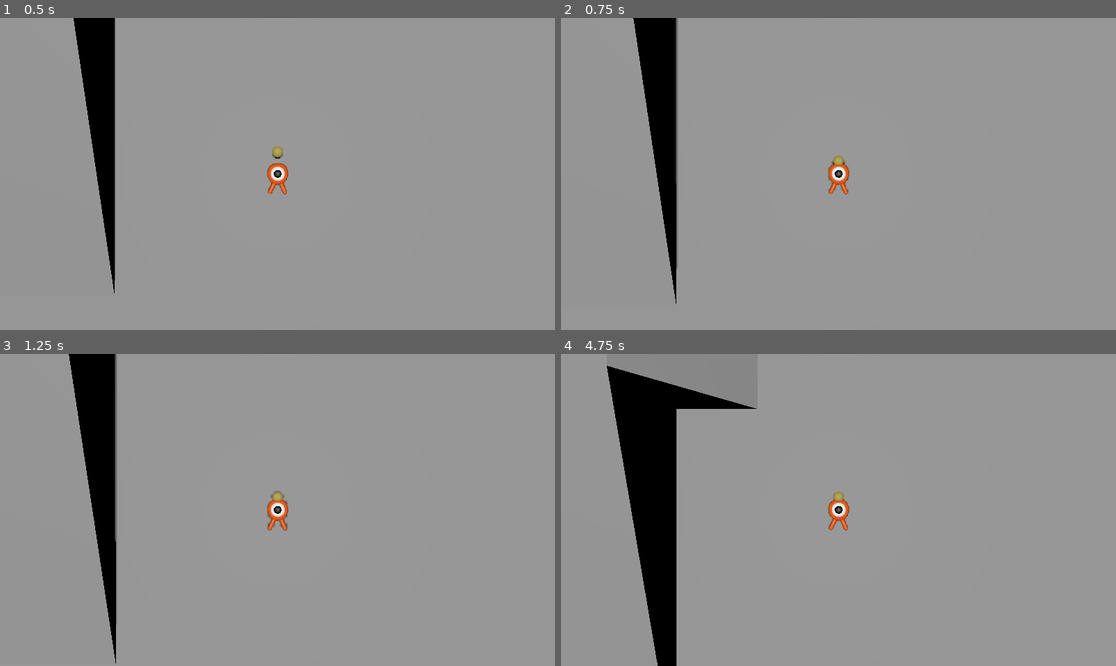
Above: before the commit, frames 1-4 (two rows, left to right).
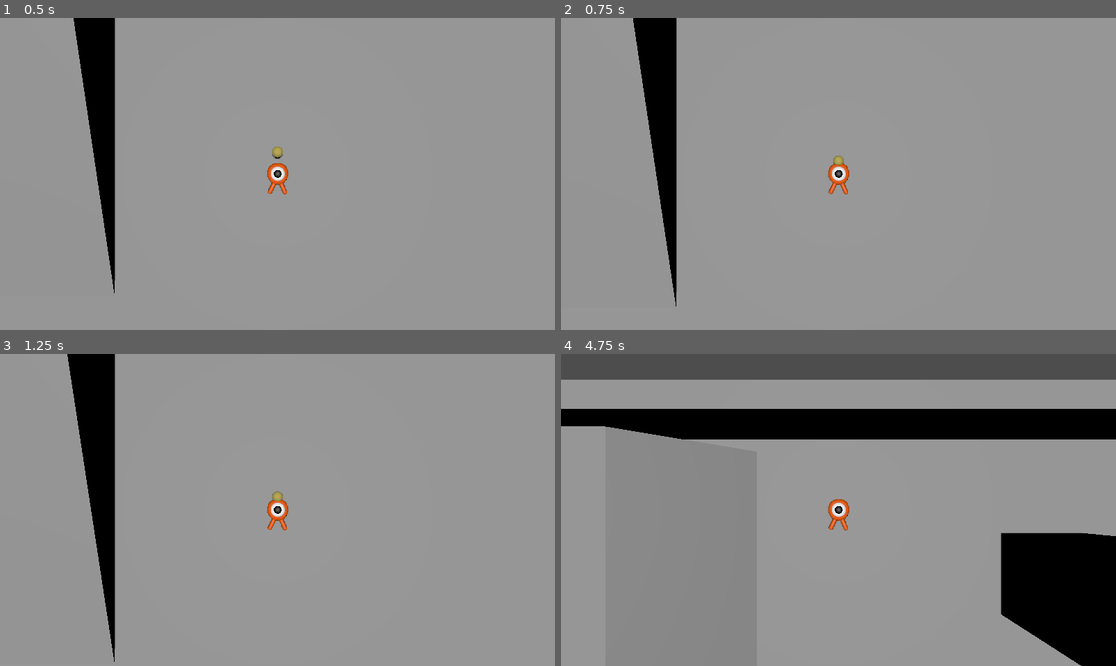
Above: after the commit, the same moments.

Repository: renatotaniii/silly-run
Game: Godot game, scene res://godot/main.tscn
The game is run twice, just before and just after one commit, with the same random seed, the same clock (stepped at 60 frames per second) and the same inputs.
Inputs (mouse positions are in pixels of both pictures, inside the frame that each line leads up to):
- Up to frame 1 (0.5 s): no input
- Up to frame 2 (0.75 s): move the mouse to (866, 174) at 0.52 s; hold W (move_forward) from 0.53 s (still down); tap Shift (dash) at 0.6 s
- Up to frame 3 (1.25 s): keep holding W (move_forward); tap Space (jump) at 0.77 s
- Up to frame 4 (4.75 s): keep holding W (move_forward); move the mouse to (810, 510) at 1.27 s; tap Shift (dash) every 0.75 s from 1.35 to 4.35 s; tap Space (jump) at 1.52, 3.02, 3.77, 4.52 s; move the mouse to (849, 503) at 2.02 s; move the mouse to (832, 516) at 2.77 s; move the mouse to (877, 513) at 3.52 s; move the mouse to (794, 506) at 4.27 s

Frame 1 is identical in both runs. In frame 2, 0.3% of the frame differs, in the area x 13-52%, y 0-93%; in frame 3, 0.6%; in frame 4, 31%, in the area x 0-100%, y 0-100%.

Commit message:
feat: add noticeable turn rate refactor: moved rotation updates and player movements to their own functions

Diff:
--- a/godot/player.gd
+++ b/godot/player.gd
@@ -8,6 +8,7 @@
 # Configurables
 @export var camera_mode: CameraModes = CameraModes.TOP_DOWN
 @export var move_speed = 10.0
+@export var turn_rate = 0.1
 @export var jump_impulse = 5.0
 @export var gravity = ProjectSettings.get_setting("physics/3d/default_gravity")
 @export var dash_force = 100.0
@@ -24,8 +25,8 @@
 
 # Player state
 var momentum = 1.0
-var dash_timer = 0.0
-var is_dashing = false
+var input_direction = Vector3.ZERO
+var movement_direction = Vector2.ZERO
 
 func _ready() -> void:
 	Input.mouse_mode = Input.MOUSE_MODE_CAPTURED
@@ -40,28 +41,8 @@
 # Returns a direction for use with e.g. speed
 func get_input_direction() -> Vector3:
 	var direction = Vector3.ZERO
-
-	if Input.is_action_pressed("move_forward"):
-		direction.z -= 1
-	if Input.is_action_pressed("move_back"):
-		direction.z += 1
-	if Input.is_action_pressed("move_right"):
-		direction.x += 1
-	if Input.is_action_pressed("move_left"):
-		direction.x -= 1
-
-	# Original character pivoting is preserved in TOP_DOWN mode
-	if direction.length() > 0:
-		if camera_mode == CameraModes.TOP_DOWN:
-			direction = direction.normalized()
-		elif camera_mode == CameraModes.DEBUG:
-			var camera_direction = ($CameraPivot.global_transform.basis * Vector3(direction.x, 0, direction.z))
-			# For some reason multiplying the camera pivot basis y value to 0 doesn't remove it
-			# so I just did it manually below
-			print(camera_direction)
-			direction = Vector3(camera_direction.x, 0, camera_direction.z)
-
-		$Pivot.basis = Basis.looking_at(direction)
+	var input_vector = Input.get_vector("move_left", "move_right", "move_forward", "move_back")
+	direction = Vector3(input_vector.x, 0, input_vector.y)
 	return direction
 
 func _physics_process(delta: float) -> void:
@@ -73,40 +54,8 @@
 		if Input.is_action_just_pressed("jump"):
 			velocity.y = jump_impulse
 
-	# Player momentum
-	var input_direction = get_input_direction()
-	if input_direction.length() > 0:
-		momentum = min(momentum + momentum_increase_rate * delta, max_momentum)
-	else:
-		momentum = max(momentum - momentum_decay_rate * delta, 1.0)
-
-	# Dash
-	if is_dashing:
-		print(input_direction)
-		velocity = input_direction * dash_force
-	# Stop walking velocity on dash
-	else:
-		# Apply movement
-		var target_velocity = input_direction * move_speed * momentum
-		velocity.x = target_velocity.x # can also use linear interpolation
-		velocity.z = target_velocity.z
-
-	if Input.is_action_just_pressed("dash"):
-		is_dashing = true
-		dash_timer = dash_duration
-
-	if is_dashing:
-		dash_timer -= delta
-		if dash_timer <= 0.0:
-			is_dashing = false
-
+	_player_movement(delta)
 	move_and_slide()
-
-	# Ball interactions
-	if ball and input_direction.length() > 0:
-		var distance = (ball.global_position - global_position).length()
-		if distance < 1.0:  # interaction range
-			ball.push(input_direction, 1.0)  # strength can be adjusted
 
 func _on_collide(body: Node3D) -> void:
 	if body.name == "Ball" and velocity != Vector3.ZERO:
@@ -114,6 +63,30 @@
 		# TO DO:
 		# Apply a baseline directional force on the situation that the player dashes
 		# and the Velocity is detected as ZERO on collision
+
+func _player_movement(delta):
+	input_direction = get_input_direction()
+	if input_direction.length() > 0:
+		# Player momentum
+		momentum = min(momentum + momentum_increase_rate * delta, max_momentum)
+		_player_orientation(input_direction)
+		movement_direction = ($Pivot.basis * Vector3(0, 0, -1)) * move_speed * momentum
+		velocity.x = movement_direction.x
+		velocity.z = movement_direction.z
+	else:
+		momentum = max(momentum - momentum_decay_rate * delta, 1.0)
+		velocity.x = 0
+		velocity.z = 0
+
+func _player_orientation(direction: Vector3):
+	# Get angle of input direction
+	# I have to invert the input_direction because the input and world directions are the inverse of each other
+	var target_angle = atan2(-direction.x, -direction.z)
+	# wrapf gets the smallest angle distance to desired rotation
+	var angle_diff = wrapf(target_angle - $Pivot.rotation.y, -PI, PI)
+
+	$Pivot.rotation.y += sign(angle_diff) * min(abs(angle_diff), turn_rate)
+
 
 func _input(event):
 	# Camera is moveable in DEBUG mode
